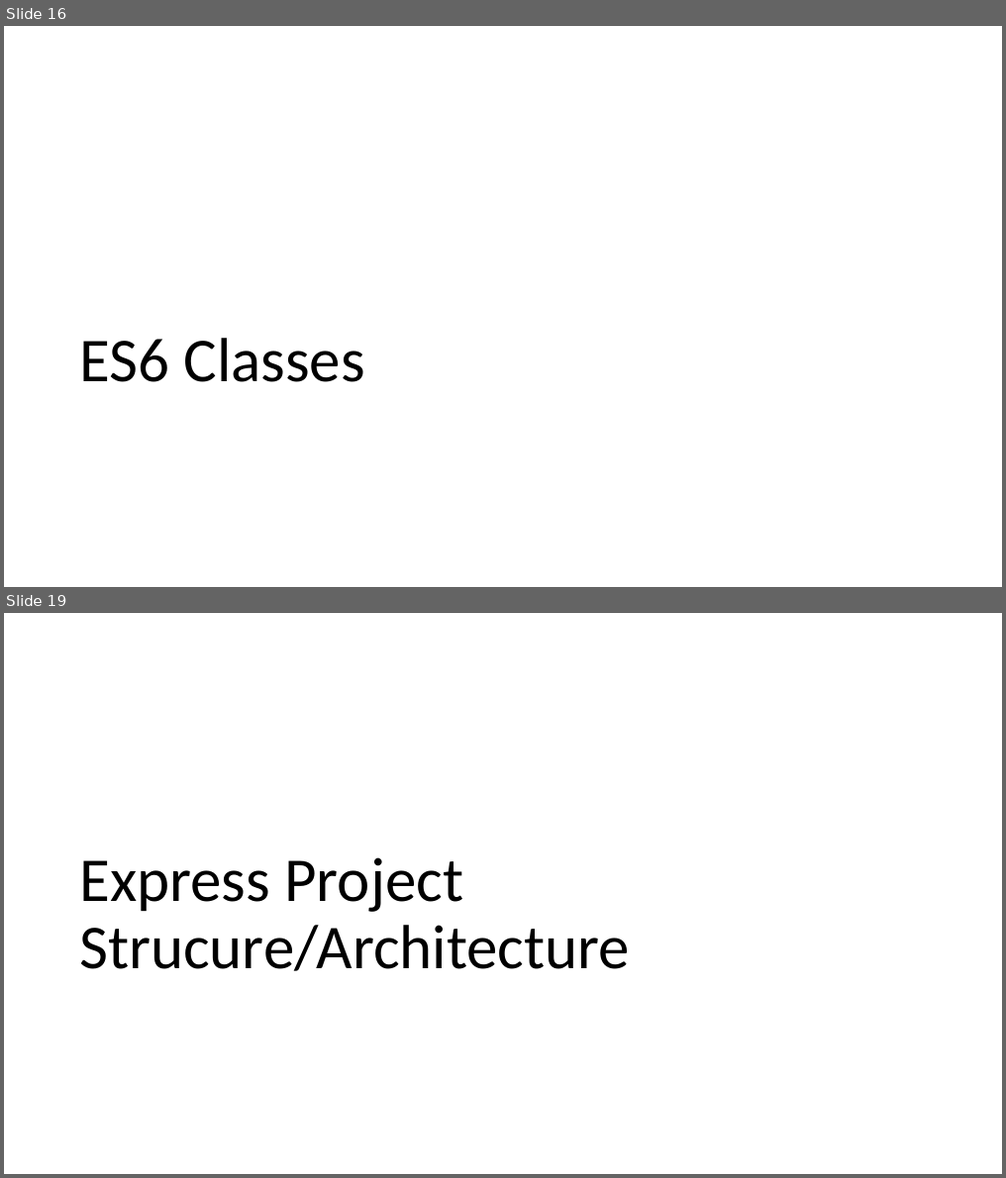
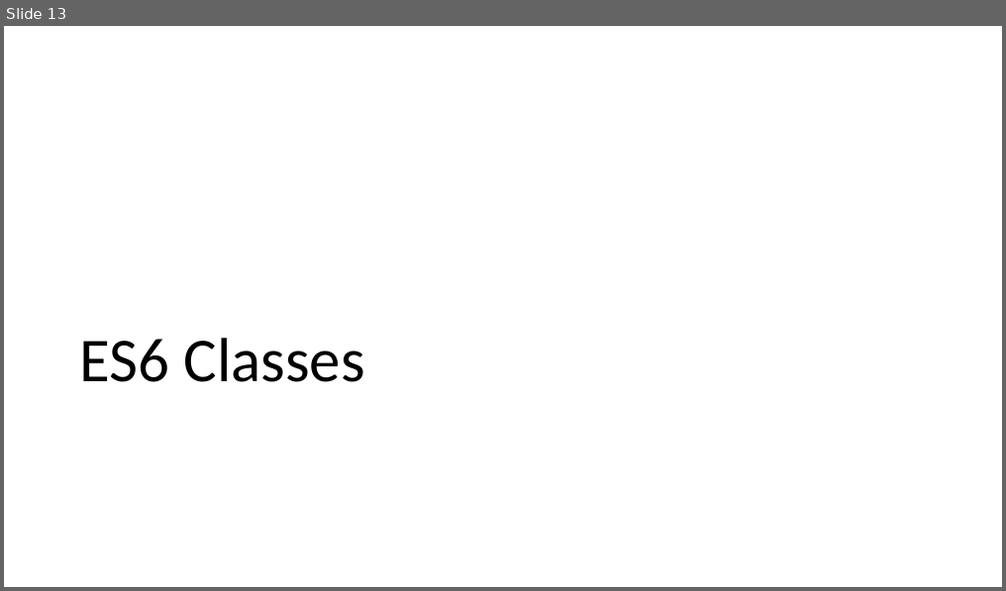
Before and after one commit to diarmuidoconnor/ewd-module-2025, a slide deck: topic09/talk-2/Promises.pptx. Shown one above the other, each under a label of ours: slides 16 and 19 before the commit, slide 13 after it; the slides between them are not shown. The pictures are 1006x1178 and 1006x591 pixels, drawn with LibreOffice and Linux fonts; fonts in the diff are those of the drawing. Boxes give left, top, right and bottom in pixels: in the first picture for what was removed or moved away, otherwise in the second. Text is boxed around its words. In the diff, an @@ line names an element or a change of style, - is before the commit and + after.

```diff
--- a/topic09/talk-2/Promises.pptx
+++ b/topic09/talk-2/Promises.pptx
@@ slide 19 removed at (4, 613, 1002, 1174), background #FFFFFF @@
@@ title removed at (79, 858, 630, 971) @@
-Express Project Strucure/Architecture
@@ what was slide 16 is now slide 13 @@
```
Also in this commit, not shown: 3 slides changed, 5 other slides removed, 45 other files.
